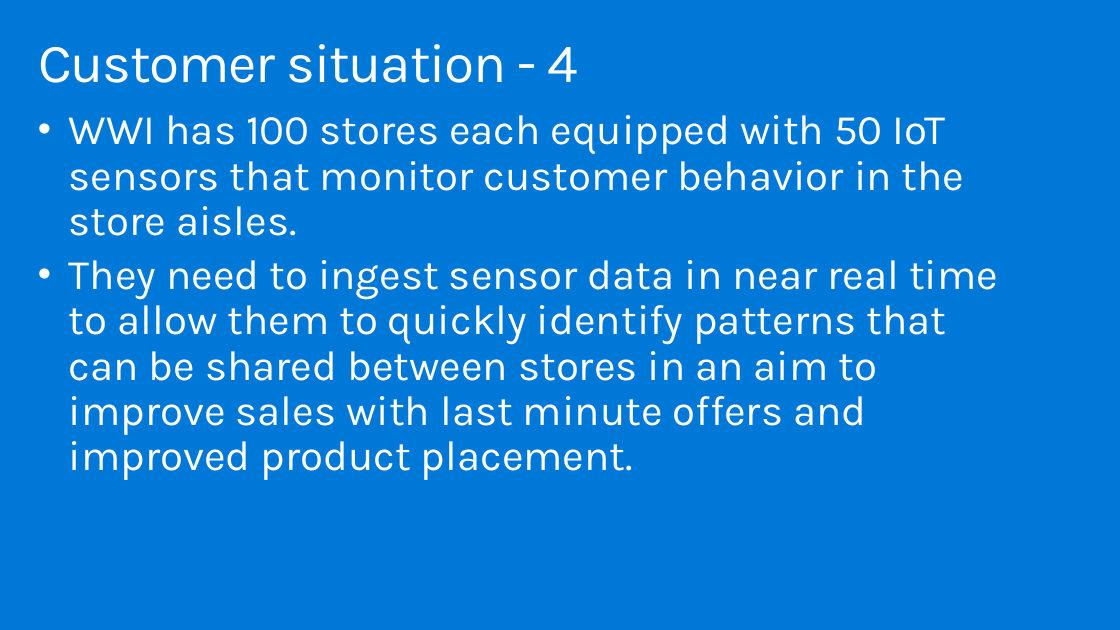
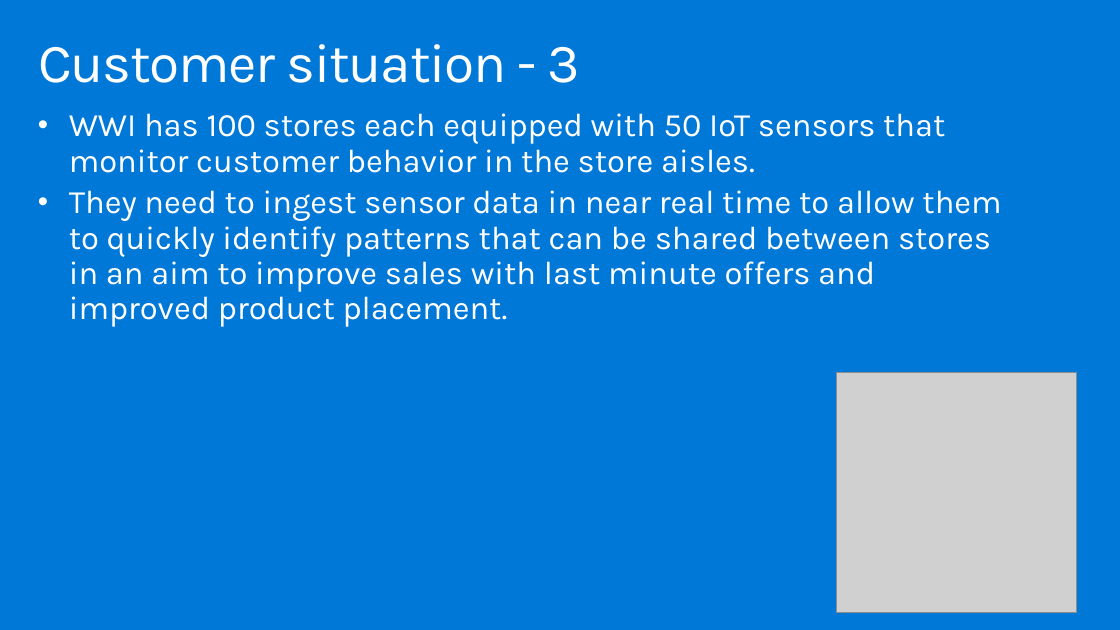
Before and after one commit to solliancenet/MCW-Azure-Synapse-Analytics, a slide deck: slide 6 of Whiteboard design session/WDS trainer presentation - Azure Synapse Analytics.pptx. Drawn at 1120x630 pixels with LibreOffice and Linux fonts; fonts in the diff are those of the drawing; grey boxes stand for pictures. Boxes give left, top, right and bottom in pixels: in the first picture for what was removed or moved away, otherwise in the second. Text is boxed around its words. In the diff, an @@ line names an element or a change of style, - is before the commit and + after.

```diff
--- a/Whiteboard design session/WDS trainer presentation - Azure Synapse Analytics.pptx
+++ b/Whiteboard design session/WDS trainer presentation - Azure Synapse Analytics.pptx
@@ title at (x1=38, y1=44, x2=579, y2=83): text changed @@
-Customer situation - 4
+Customer situation - 3
@@ text "WWI has 100 stores each ..." at (x1=69, y1=113, x2=1001, y2=327): size 36 to 28 pt; less space between paragraphs @@
@@ picture added at (x1=837, y1=372, x2=1077, y2=613) @@
```
Also in this commit, not shown: 26 other slides changed, 2 other files.
